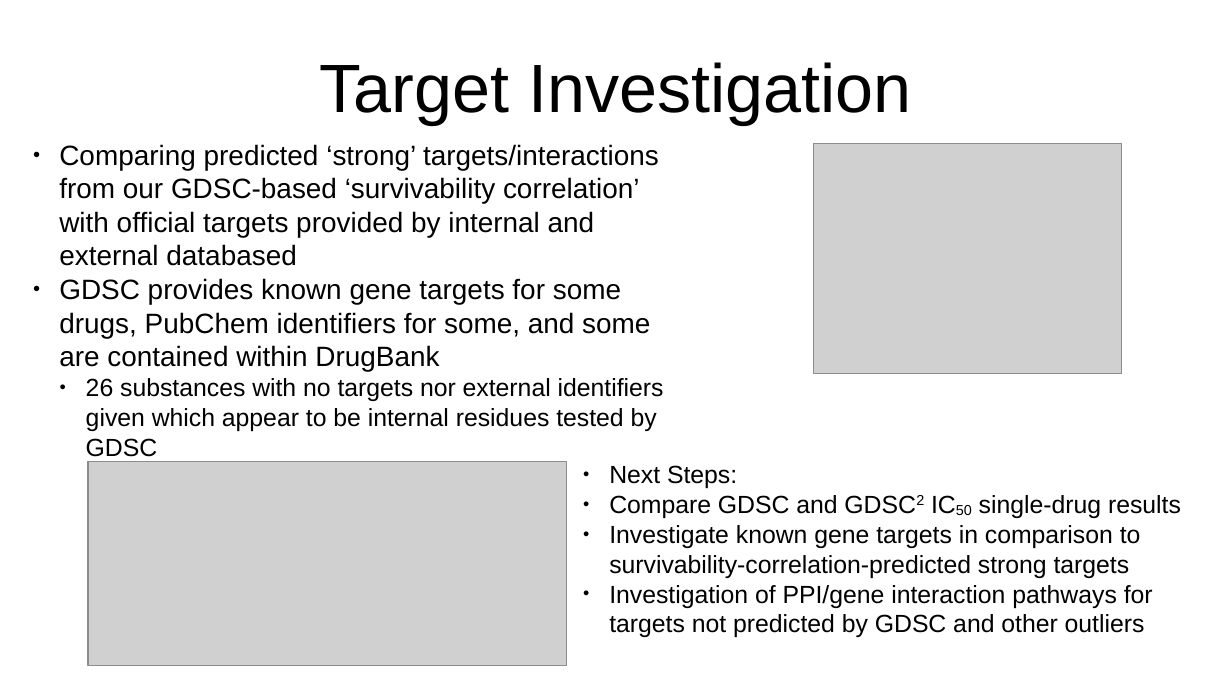
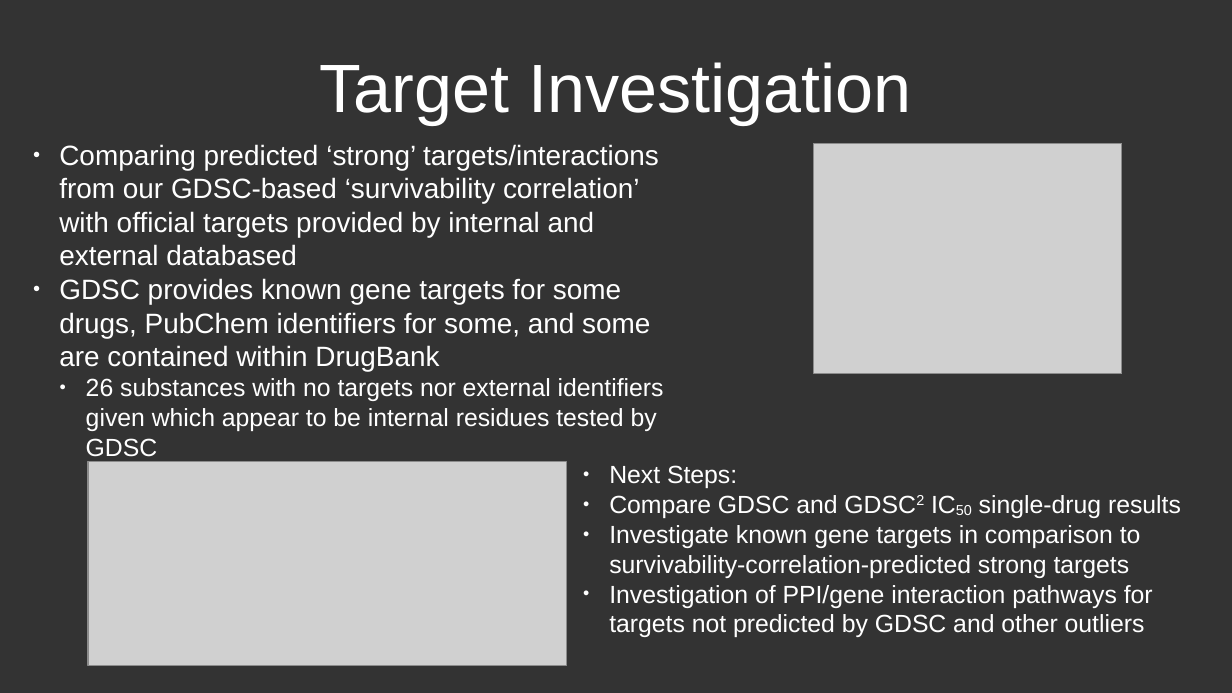
Before and after one commit to CDR-Clueless/GDSC-DrugBank-Search, a slide deck: slide 14 of General GDSC presentation.odp. Drawn at 1232x693 pixels with LibreOffice and Linux fonts; fonts in the diff are those of the drawing; grey boxes stand for pictures. Boxes give left, top, right and bottom in pixels: in the first picture for what was removed or moved away, otherwise in the second. Text is boxed around its words. In the diff, an @@ line names an element or a change of style, - is before the commit and + after.

```diff
--- a/General GDSC presentation.odp
+++ b/General GDSC presentation.odp
@@ background #FFFFFF to #333333 @@
@@ title "Target Investigation" at <box>320,62,911,125</box>: text colour #000000 to #FFFFFF @@
@@ text "Comparing predicted ‘strong’ targets/interactions from ..." at <box>59,144,664,462</box>: text colour #000000 to #FFFFFF; bullet colour #000000 to #FFFFFF @@
@@ text "Next Steps:" at <box>609,465,1181,637</box>: text colour #000000 to #FFFFFF; bullet colour #000000 to #FFFFFF @@
```
Also in this commit, not shown: 13 other slides changed.
